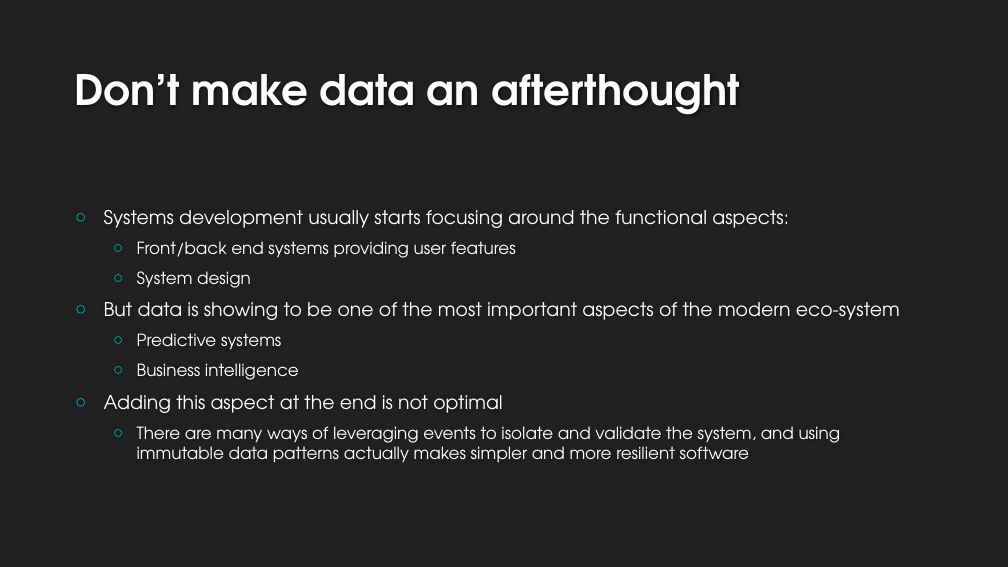
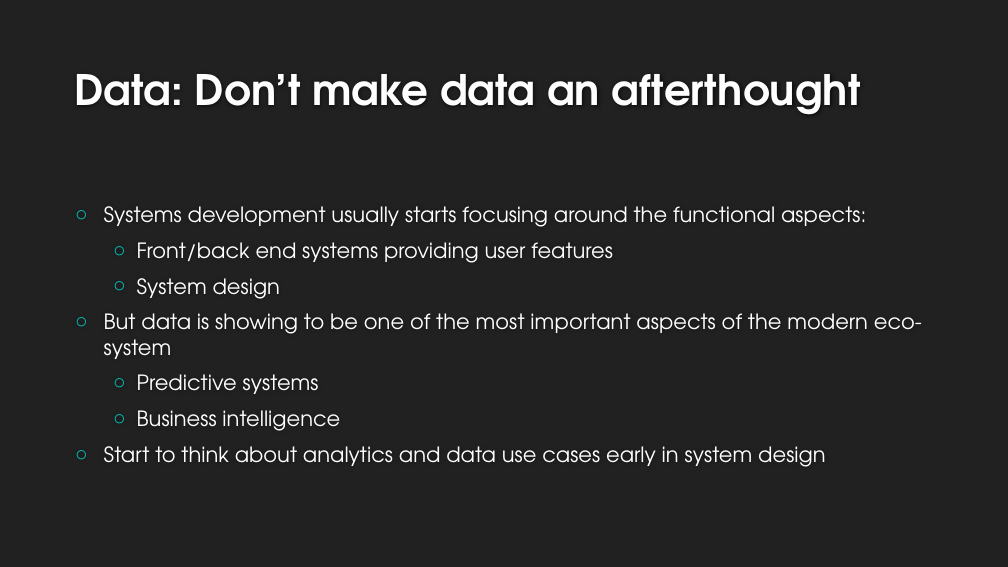
Before and after one commit to bwehrle/Presentations, a slide deck: slide 7 of Recommendations_for_data-processing_systems.pptx. Drawn at 1008x567 pixels with LibreOffice and Linux fonts; fonts in the diff are those of the drawing; background and template pictures are left out. Boxes give left, top, right and bottom in pixels: in the first picture for what was removed or moved away, otherwise in the second. Text is boxed around its words. In the diff, an @@ line names an element or a change of style, - is before the commit and + after.

Commit message:
Added examples and fixed formatting

```diff
--- a/Recommendations_for_data-processing_systems.pptx
+++ b/Recommendations_for_data-processing_systems.pptx
@@ title at (x1=75, y1=74, x2=861, y2=115): text changed @@
-Don’t make data an afterthought
+Data: Don’t make data an afterthought
@@ text at (x1=104, y1=206, x2=922, y2=431): size 18 to 20 pt in "Systems development usually starts focusing around the ...", "But data is showing to be one ..."; size 16 to 20 pt in "Front/back end systems providing user features", "System design", "Predictive systems", "Business intelligence" @@
@@ text at (x1=104, y1=446, x2=825, y2=467): text changed; size 16 to 20 pt @@
-○ Adding this aspect at the end is not optimal
-  ○ There are many ways of leveraging events to isolate and validate the system, and using immutable data patterns actually makes simpler and more resilient software
+○ Start to think about analytics and data use cases early in system design
```
Also in this commit, not shown: 11 other slides changed, 6 slides added, 1 slide removed.
